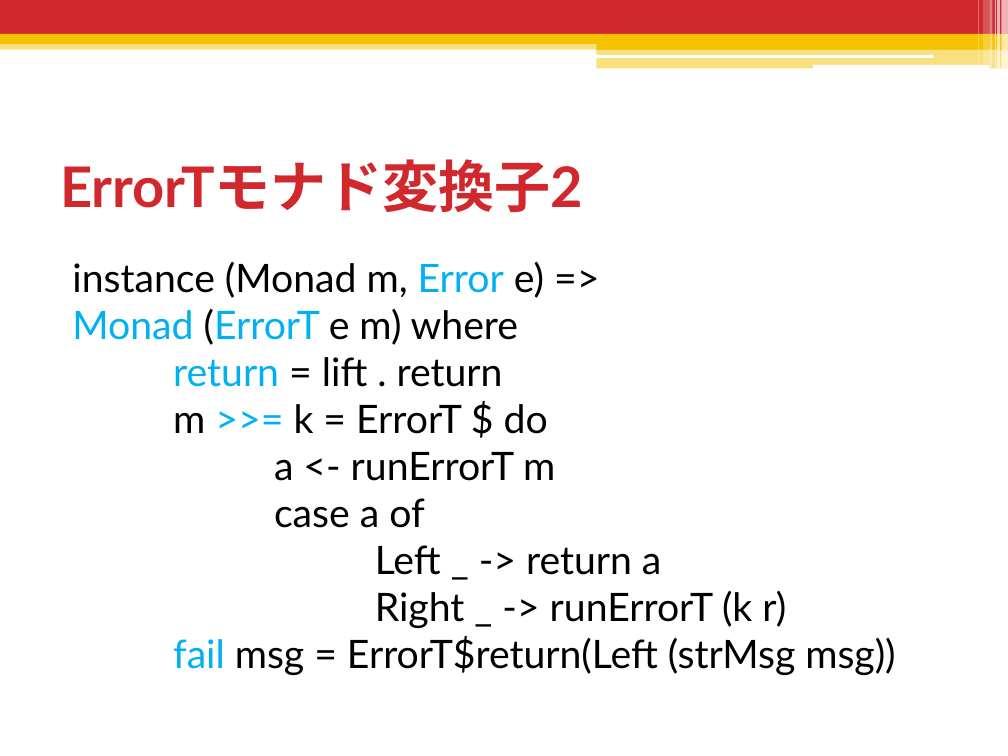
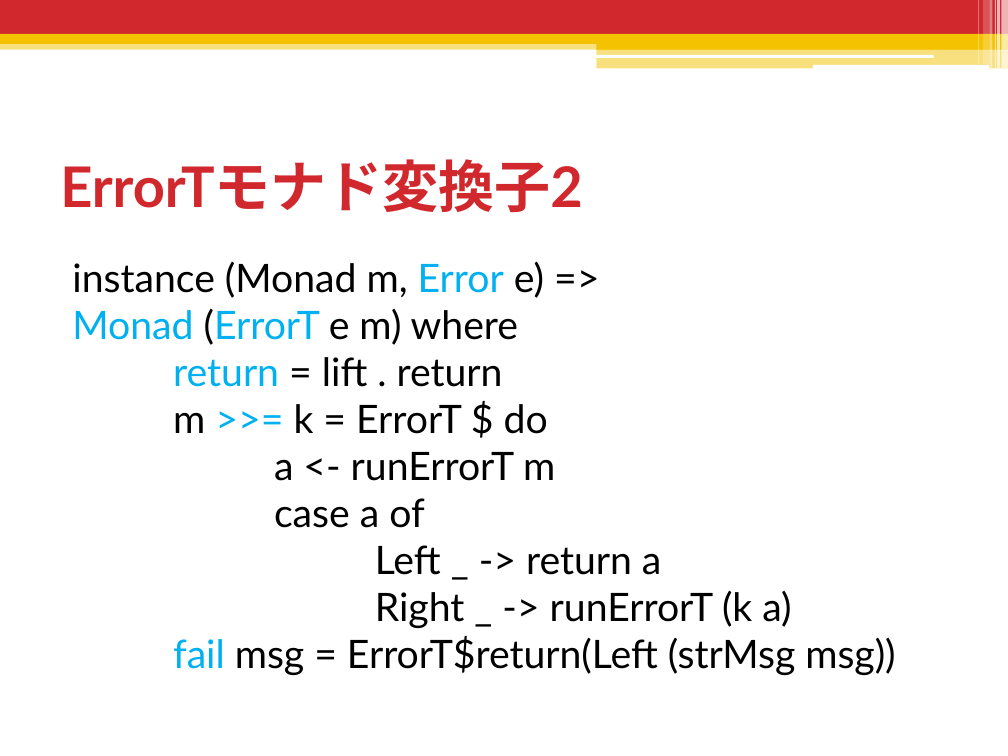
Before and after one commit to shiatsumat/HaskellLecture, a slide deck: slide 148 of 2_monad/slides/2_monad.pptx. Drawn at 1008x756 pixels with LibreOffice and Linux fonts; fonts in the diff are those of the drawing. Boxes give left, top, right and bottom in pixels: in the first picture for what was removed or moved away, otherwise in the second. Text is boxed around its words. In the diff, an @@ line names an element or a change of style, - is before the commit and + after.

```diff
--- a/2_monad/slides/2_monad.pptx
+++ b/2_monad/slides/2_monad.pptx
@@ text at (72,261,895,675): text changed @@
-instance (Monad m, Error e) =>
-Monad (ErrorT e m) where
-return = lift . return
-m >>= k = ErrorT $ do
-a <- runErrorT m
-case a of
-Left _ -> return a
-Right _ -> runErrorT (k r)
-fail msg = ErrorT$return(Left (strMsg msg))
+instance (Monad m, Error e) =>
+Monad (ErrorT e m) where
+return = lift . return
+m >>= k = ErrorT $ do
+a <- runErrorT m
+case a of
+Left _ -> return a
+Right _ -> runErrorT (k a)
+fail msg = ErrorT$return(Left (strMsg msg))
```
Also in this commit, not shown: 10 other slides changed, 4 slides added, 3 slides removed, 2 other files.
